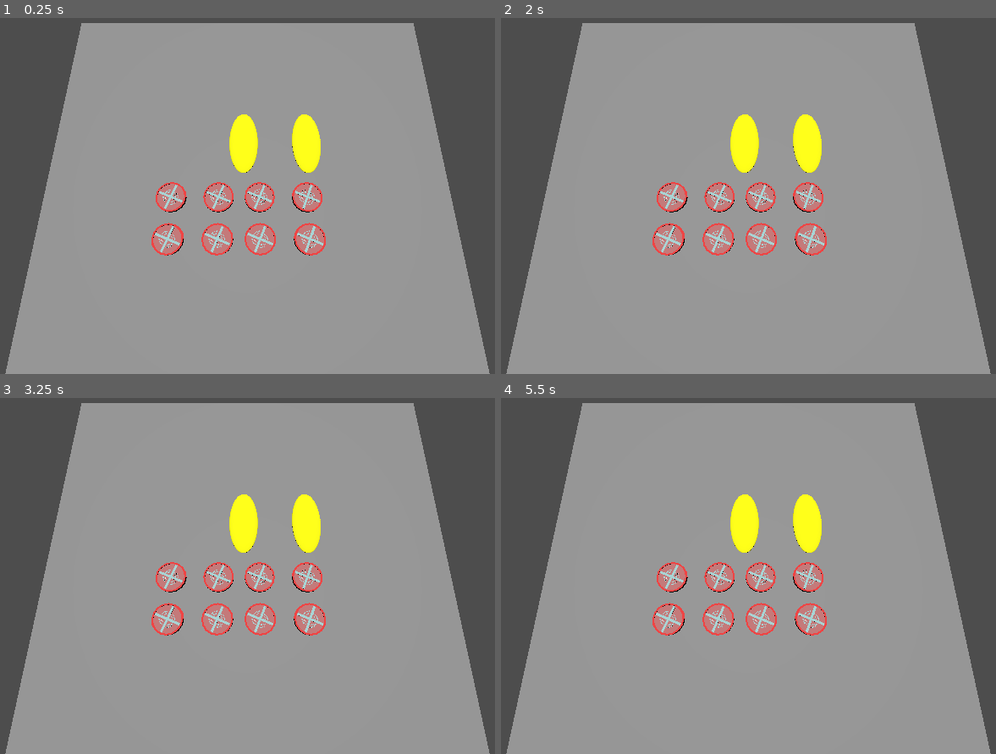
Above: before the commit, frames 1-4 (two rows, left to right).
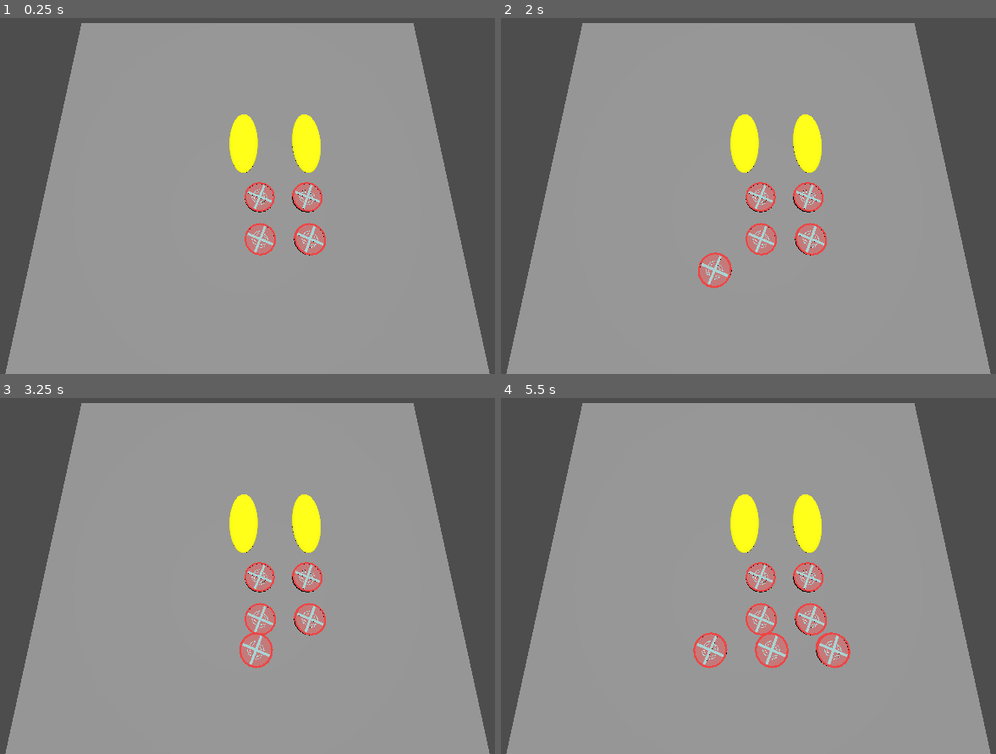
Above: after the commit, the same moments.

Repository: gabrield67/Sandwich-Shop
Game: Godot game, scene res://scenes/game.tscn
Same seed, same stepped clock (60 frames per second), same inputs: the game is played once before the commit and once after it.
Inputs (mouse positions are in pixels of both pictures, inside the frame that each line leads up to):
- Up to frame 1 (0.25 s): no input
- Up to frame 2 (2 s): tap Enter at 0.5 s; move the mouse to (897, 163) at 0.52 s; click (897, 163) at 0.67 s; tap Space at 1.25 s; move the mouse to (614, 203) at 1.27 s; click (614, 203) at 1.42 s
- Up to frame 3 (3.25 s): move the mouse to (316, 479) at 2.02 s; click (316, 479) at 2.17 s; move the mouse to (212, 640) at 2.77 s; click (212, 640) at 2.92 s
- Up to frame 4 (5.5 s): move the mouse to (951, 622) at 3.52 s; click (951, 622) at 3.67 s; move the mouse to (545, 508) at 4.27 s; click (545, 508) at 4.42 s; move the mouse to (783, 565) at 5.02 s; click (783, 565) at 5.17 s

The runs differ from the first frame. In frame 1, 1.7% of the frame differs, in the area x 30-48%, y 46-67%; in frame 2, 2.2%; in frame 3, 2.3%; in frame 4, 3.3%, in the area x 30-71%, y 46-77%.
Error in both runs: Invalid access to property or key 'bread' on a base object of type 'Nil'. (res://scenes/drag_and_drop_controller.gd:60)

Commit message:
Added Ingredient Spawner and Added Moving Ingredient Functionality
Not sure if this is where we want to go but did some quick programming over lunch.  Added a spawner and an option to make ingredients move along a conveyor belt that you can grab from

Diff:
--- /dev/null
+++ b/scenes/Ingredients/Ingredient Spawner.tscn
@@ -0,0 +1,6 @@
+[gd_scene format=3 uid="uid://drkevmp0aiaxv"]
+
+[ext_resource type="Script" uid="uid://b1a3r4c7c51yw" path="res://scenes/Ingredients/ingredient_spawner.gd" id="1_sa0xx"]
+
+[node name="IngredientSpawner" type="Node3D" unique_id=1365398154]
+script = ExtResource("1_sa0xx")
--- a/scenes/Ingredients/ingredient.gd
+++ b/scenes/Ingredients/ingredient.gd
@@ -5,20 +5,33 @@
 
 var isHeld = false
 var isHovered = false
+var move_on_start = false
+var despawn = false
+var time_to_despawn = 6
+var move_speed = 2
+var move_direction = Vector3(1,0,0)
 var original_size;
 var bread
 
 # Called when the node enters the scene tree for the first time.
 func _ready() -> void:
 	original_size = scale
+	#print("new ingredient")
 	pass # Replace with function body.
 
 
 # Called every frame. 'delta' is the elapsed time since the previous frame.
 func _process(delta: float) -> void:
+	if move_on_start:
+		position = position + (move_direction*move_speed*delta)
+		time_to_despawn = time_to_despawn-delta
+		if time_to_despawn <= 0:
+			queue_free()
 	pass
 
 func on_grab():
+	move_on_start = false
+	despawn = false
 	pass
 	#$MeshInstance3D/GPUParticles3D.restart()
 	#$MeshInstance3D/GPUParticles3D.emitting = true
--- /dev/null
+++ b/scenes/Ingredients/ingredient_spawner.gd
@@ -0,0 +1,25 @@
+extends Node3D
+var ingredient_scene = preload("res://scenes/Ingredients/Ingredient.tscn")
+var spawn_wait_time = 1.8
+var timer = 0
+var moving_ingredients = true
+
+# Called when the node enters the scene tree for the first time.
+func _ready() -> void:
+	pass # Replace with function body.
+
+
+# Called every frame. 'delta' is the elapsed time since the previous frame.
+func _process(delta: float) -> void:
+	timer = timer + delta
+	if timer >= spawn_wait_time:
+		#print("here")
+		timer = 0
+		var ingredient = ingredient_scene.instantiate()
+		print(position)
+
+		get_parent().add_child(ingredient)
+		ingredient.position = position
+		ingredient.move_on_start = moving_ingredients
+		ingredient.despawn = true
+	pass
--- a/scenes/game.tscn
+++ b/scenes/game.tscn
@@ -3,6 +3,7 @@
 [ext_resource type="Script" uid="uid://dnsby02e4apsw" path="res://scenes/drag_and_drop_controller.gd" id="1_yqjtg"]
 [ext_resource type="PackedScene" uid="uid://bgu50auo18ypd" path="res://scenes/Ingredients/Ingredient.tscn" id="2_yqjtg"]
 [ext_resource type="PackedScene" uid="uid://c54v7gf8e74j5" path="res://scenes/Ingredients/Bread.tscn" id="3_lnu2h"]
+[ext_resource type="PackedScene" uid="uid://drkevmp0aiaxv" path="res://scenes/Ingredients/Ingredient Spawner.tscn" id="4_lbhrr"]
 
 [sub_resource type="BoxShape3D" id="BoxShape3D_8cj0n"]
 
@@ -29,20 +30,8 @@
 [node name="Camera3D" type="Camera3D" parent="Camera Pivot" unique_id=1031999790]
 transform = Transform3D(1, 0, 0, 0, 1, 0, 0, 0, 1, 0, 0, 19)
 
-[node name="Ingredient" parent="." unique_id=1817893045 instance=ExtResource("2_yqjtg")]
-transform = Transform3D(1, 0, 0, 0, 1, 0, 0, 0, 1, -5.0458584, 2.3038454, 1.5081034)
-
 [node name="Bread" parent="." unique_id=1187585206 instance=ExtResource("3_lnu2h")]
 transform = Transform3D(1, 0, 0, 0, 1, 0, 0, 0, 1, -0.28471273, 1.6317925, -2.7094417)
-
-[node name="Ingredient2" parent="." unique_id=1685615450 instance=ExtResource("2_yqjtg")]
-transform = Transform3D(1, 0, 0, 0, 1, 0, 0, 0, 1, -1.902828, 2.3038454, 1.5081034)
-
-[node name="Ingredient3" parent="." unique_id=1620411737 instance=ExtResource("2_yqjtg")]
-transform = Transform3D(1, 0, 0, 0, 1, 0, 0, 0, 1, -5.0458584, 2.3038454, 4.2221823)
-
-[node name="Ingredient4" parent="." unique_id=1878213807 instance=ExtResource("2_yqjtg")]
-transform = Transform3D(1, 0, 0, 0, 1, 0, 0, 0, 1, -1.902828, 2.3038454, 4.2221823)
 
 [node name="Ingredient5" parent="." unique_id=2137268779 instance=ExtResource("2_yqjtg")]
 transform = Transform3D(1, 0, 0, 0, 1, 0, 0, 0, 1, 0.80094385, 2.3038454, 1.5081034)
@@ -59,6 +48,9 @@
 [node name="Bread2" parent="." unique_id=603495618 instance=ExtResource("3_lnu2h")]
 transform = Transform3D(1, 0, 0, 0, 1, 0, 0, 0, 1, 4.3046246, 1.6317925, -2.7094417)
 
+[node name="IngredientSpawner" parent="." unique_id=1365398154 instance=ExtResource("4_lbhrr")]
+transform = Transform3D(1, 0, 0, 0, 1, 0, 0, 0, 1, -2.3609233, 2.8174725, 6.0316615)
+
 [connection signal="body_entered" from="Bread" to="Bread" method="on_entered"]
 [connection signal="body_exited" from="Bread" to="Bread" method="on_exited"]
 [connection signal="body_entered" from="Bread2" to="Bread2" method="on_entered"]
Not shown, added: scenes/Ingredients/ingredient_spawner.gd.uid
